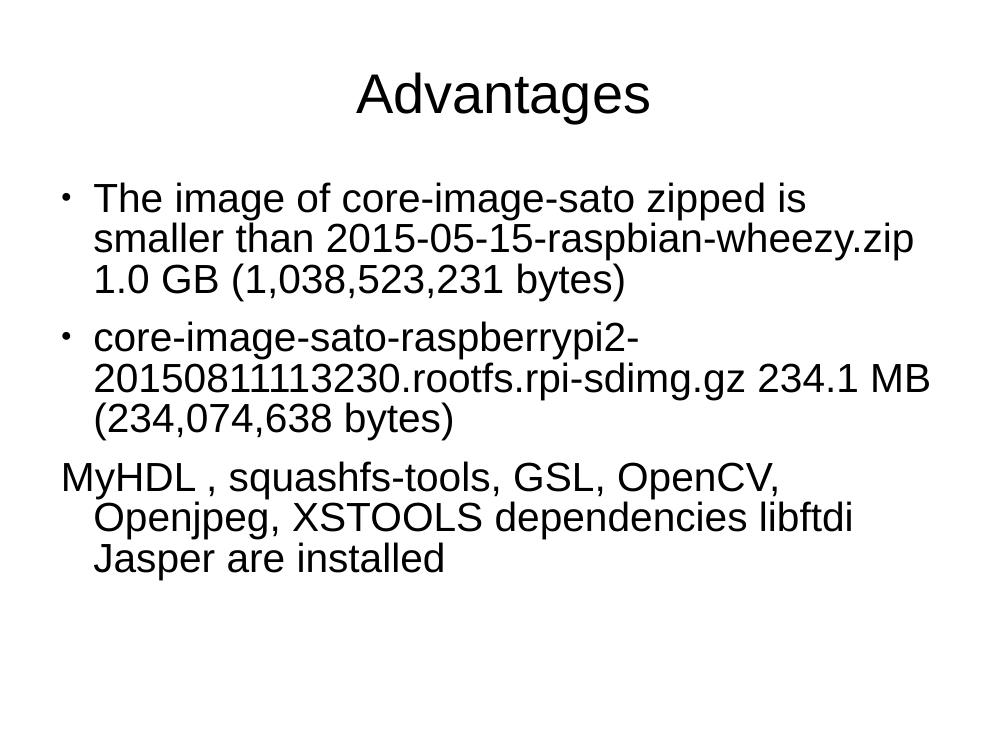
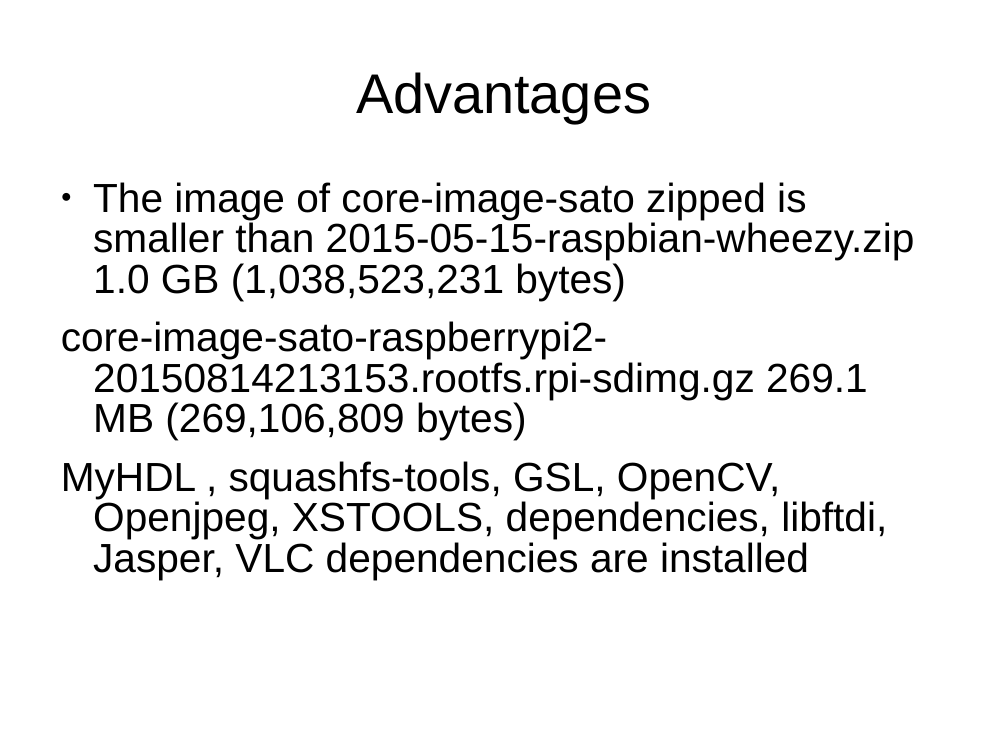
Before and after one commit to develone/raspberrypi2_yocto, a slide deck: slide 2 of doc/yocto_raspbain.ppt. Drawn at 1008x756 pixels with LibreOffice and Linux fonts; fonts in the diff are those of the drawing. Boxes give left, top, right and bottom in pixels: in the first picture for what was removed or moved away, otherwise in the second. Text is boxed around its words. In the diff, an @@ line names an element or a change of style, - is before the commit and + after.

Commit message:
updated image size and VLC dep

```diff
--- a/doc/yocto_raspbain.ppt
+++ b/doc/yocto_raspbain.ppt
@@ text at (61, 321, 887, 579): text changed @@
-● core-image-sato-raspberrypi2-20150811113230.rootfs.rpi-sdimg.gz 234.1 MB (234,074,638 bytes)
-MyHDL , squashfs-tools, GSL, OpenCV, Openjpeg, XSTOOLS dependencies libftdi Jasper are installed
+core-image-sato-raspberrypi2-20150814213153.rootfs.rpi-sdimg.gz 269.1 MB (269,106,809 bytes)
+MyHDL , squashfs-tools, GSL, OpenCV, Openjpeg, XSTOOLS, dependencies, libftdi, Jasper, VLC dependencies are installed
```
Also in this commit, not shown: 1 other slide changed.
